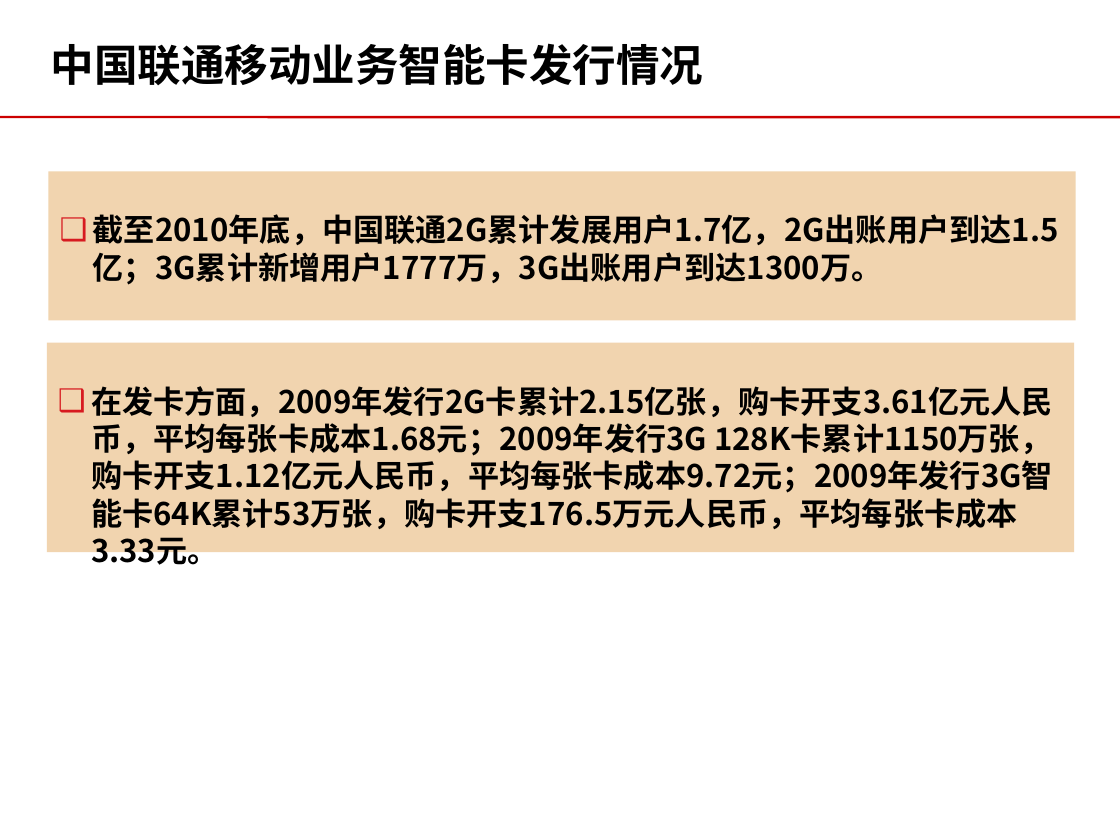
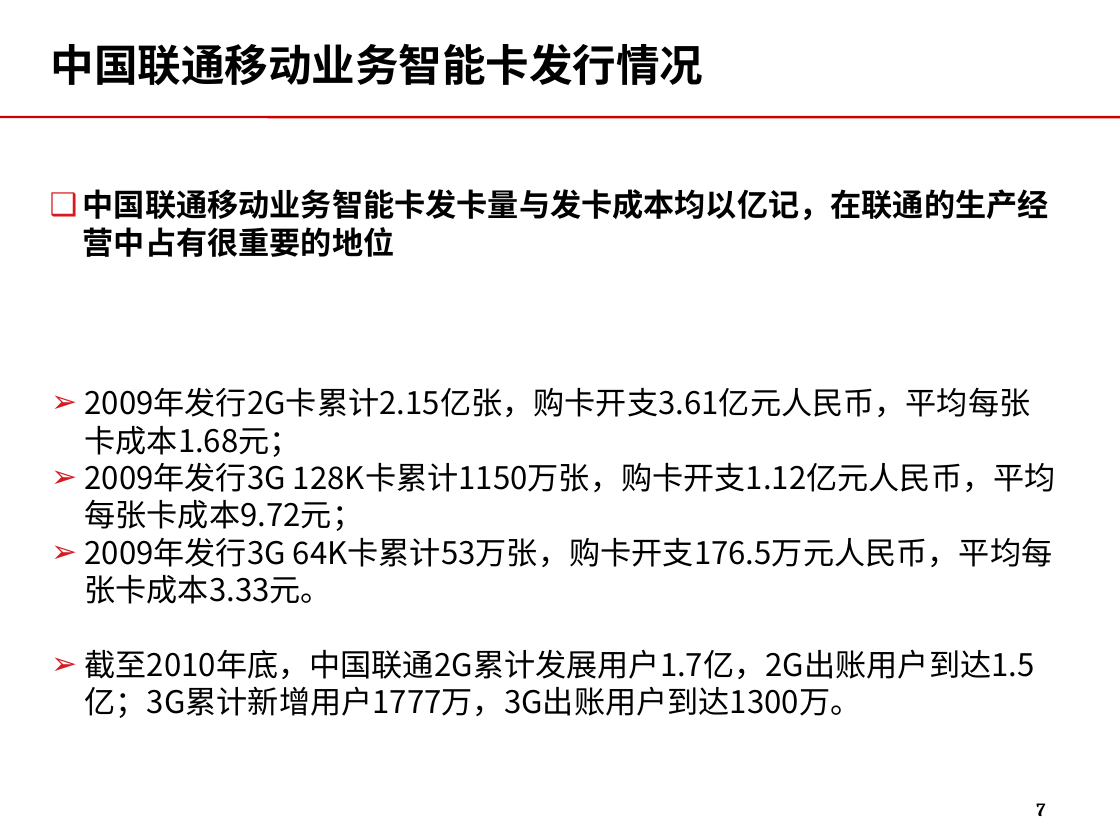
Before and after one commit to momo1101/unicardsrch, a slide deck: slide 7 of 软课题文本/软课题-中国联通电信卡业务及策略研究.ppt (slide 9 before the commit). Drawn at 1120x840 pixels with LibreOffice and Linux fonts; fonts in the diff are those of the drawing; background and template pictures are left out. Boxes give left, top, right and bottom in pixels: in the first picture for what was removed or moved away, otherwise in the second. Text is boxed around its words. In the diff, an @@ line names an element or a change of style, - is before the commit and + after.

```diff
--- a/软课题文本/软课题-中国联通电信卡业务及策略研究.ppt
+++ b/软课题文本/软课题-中国联通电信卡业务及策略研究.ppt
@@ text removed at (x1=48, y1=171, x2=1075, y2=320) @@
-❑ 截至2010年底，中国联通2G累计发展用户1.7亿，2G出账用户到达1.5亿；3G累计新增用户1777万，3G出账用户到达1300万。
@@ text added at (x1=83, y1=189, x2=1049, y2=257), 20 pt, text #000000, bold @@
+❑ 中国联通移动业务智能卡发卡量与发卡成本均以亿记，在联通的生产经营中占有很重要的地位
@@ text "2009年发行2G卡累计2.15亿张，购卡开支3.61亿元人民币，平均每张卡成本1.68元；" moved from (x1=47, y1=343, x2=1074, y2=552) to (x1=84, y1=387, x2=1056, y2=718) @@
@@ text "2009年发行2G卡累计2.15亿张，购卡开支3.61亿元人民币，平均每张卡成本1.68元；" at (x1=84, y1=387, x2=1056, y2=718): fill #F1D4AF to none @@
@@ text at (x1=84, y1=387, x2=1056, y2=718): text changed; bold off @@
-❑ 在发卡方面，2009年发行2G卡累计2.15亿张，购卡开支3.61亿元人民币，平均每张卡成本1.68元；2009年发行3G 128K卡累计1150万张，购卡开支1.12亿元人民币，平均每张卡成本9.72元；2009年发行3G智能卡64K累计53万张，购卡开支176.5万元人民币，平均每张卡成本3.33元。
+➢ 2009年发行2G卡累计2.15亿张，购卡开支3.61亿元人民币，平均每张卡成本1.68元；
+➢ 2009年发行3G 128K卡累计1150万张，购卡开支1.12亿元人民币，平均每张卡成本9.72元；
+➢ 2009年发行3G 64K卡累计53万张，购卡开支176.5万元人民币，平均每张卡成本3.33元。
+➢ 截至2010年底，中国联通2G累计发展用户1.7亿，2G出账用户到达1.5亿；3G累计新增用户1777万，3G出账用户到达1300万。
@@ page number added at (x1=1036, y1=803, x2=1045, y2=816), 12 pt, text #000000, bold @@
+7
```
Also in this commit, not shown: 37 other slides changed, 3 slides added, 27 slides removed.
